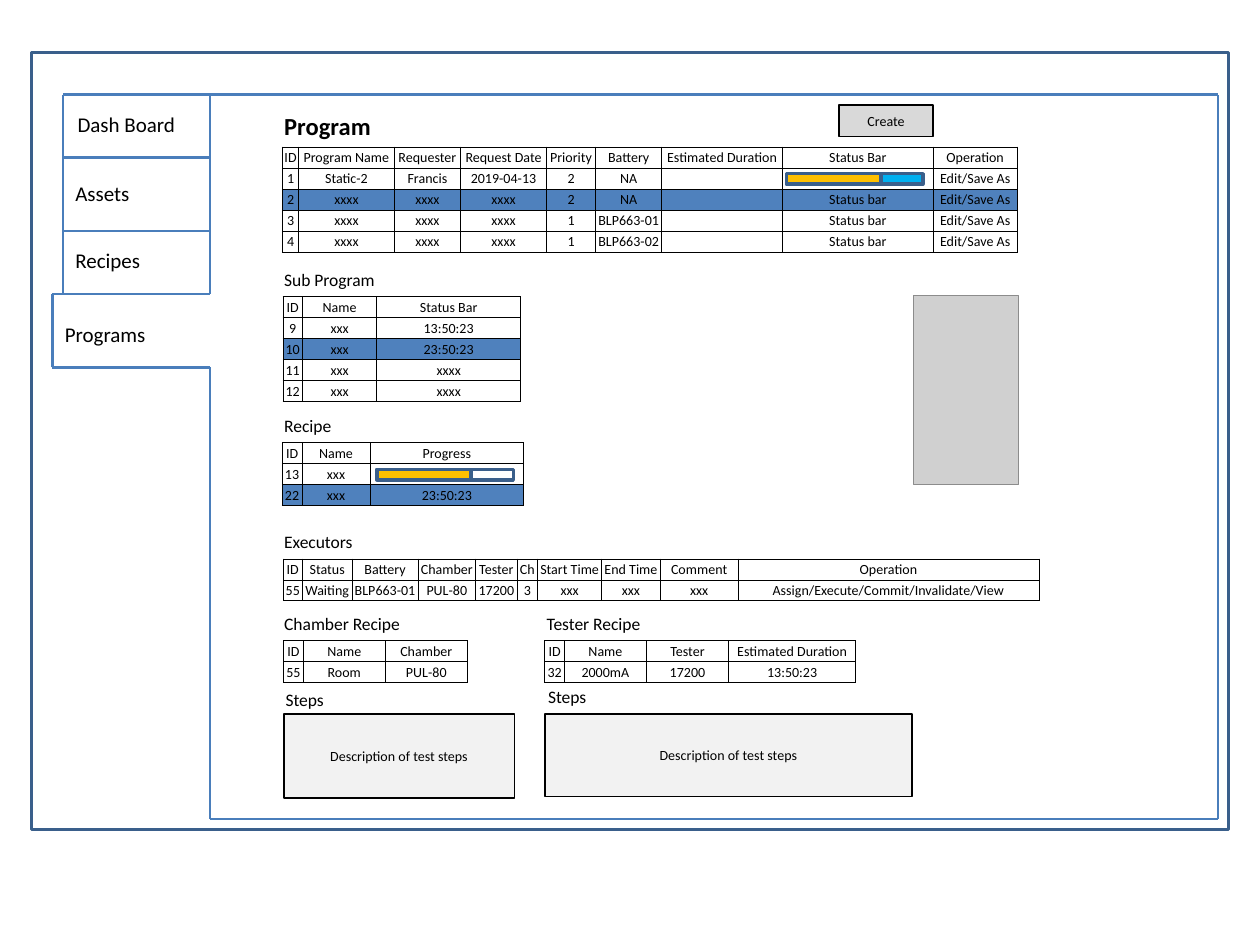
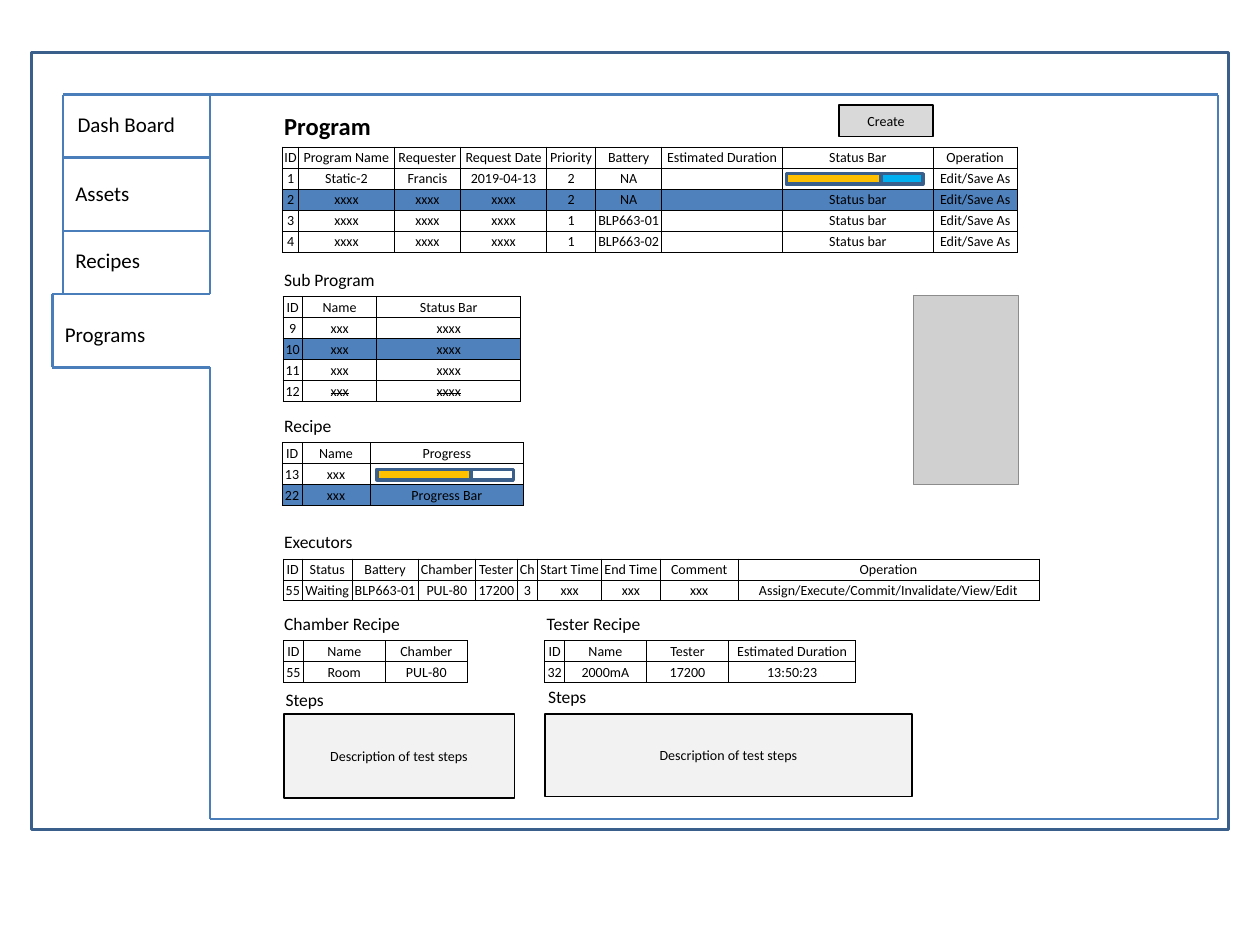
Before and after one commit to happylennychen/BCLabManager, a slide deck: slide 29 of Doc/UI Design.pptx (slide 30 before the commit). Drawn at 1260x945 pixels with LibreOffice and Linux fonts; fonts in the diff are those of the drawing; grey boxes stand for pictures. Boxes give left, top, right and bottom in pixels: in the first picture for what was removed or moved away, otherwise in the second. Text is boxed around its words. In the diff, an @@ line names an element or a change of style, - is before the commit and + after.

```diff
--- a/Doc/UI Design.pptx
+++ b/Doc/UI Design.pptx
@@ table at (284,296,522,401) @@
-row 2, column 3: 13:50:23
+row 2, column 3: xxxx
-row 3, column 3: 23:50:23
+row 3, column 3: xxxx
@@ strikethrough on in "xxx", "xxxx" @@
@@ table at (282,442,524,507) @@
-row 3, column 3: 23:50:23
+row 3, column 3: Progress Bar
@@ table at (284,559,1041,602) @@
-row 2, column 10: Assign/Execute/Commit/Invalidate/View
+row 2, column 10: Assign/Execute/Commit/Invalidate/View/Edit
```
Also in this commit, not shown: 11 other slides changed, 7 slides added, 5 other files.
